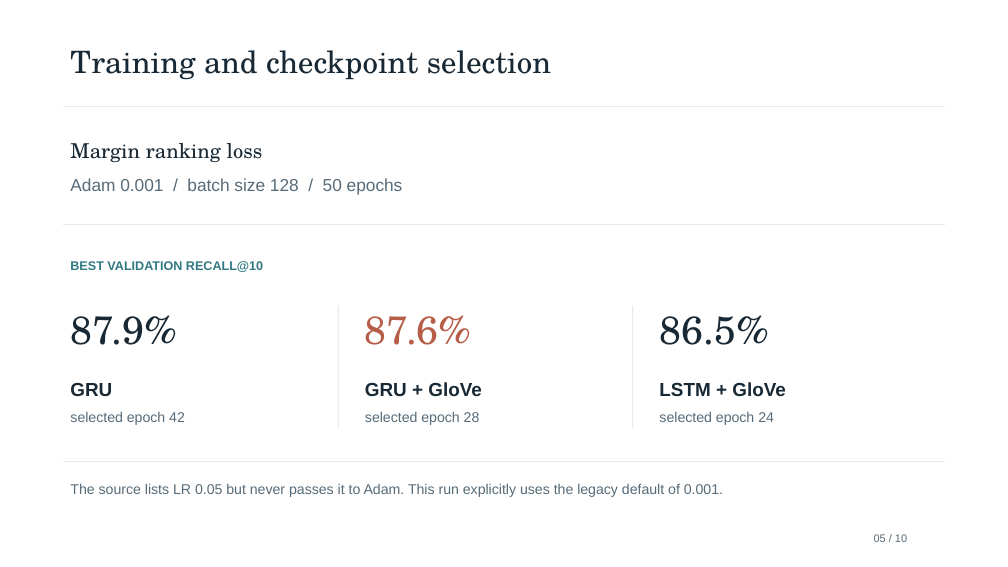
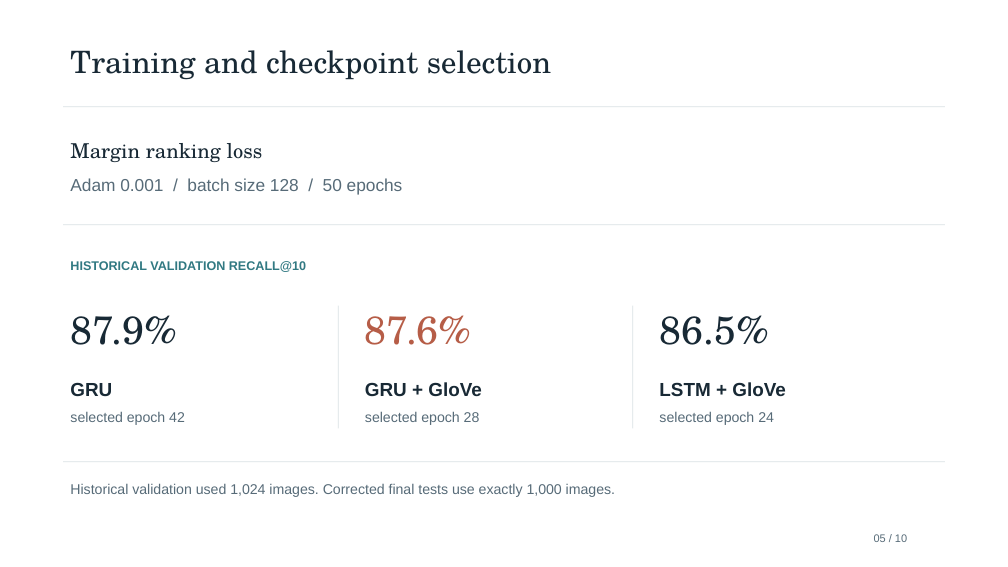
Before and after one commit to kishansaaai/ML_PROJECT, a slide deck: slide 5 of ML_PROJECT_review.pptx. Drawn at 1008x567 pixels with LibreOffice and Linux fonts; fonts in the diff are those of the drawing. Boxes give left, top, right and bottom in pixels: in the first picture for what was removed or moved away, otherwise in the second. Text is boxed around its words. In the diff, an @@ line names an element or a change of style, - is before the commit and + after.

Commit message:
Correct gallery boundaries and audit author evaluation and training conventions

```diff
--- a/ML_PROJECT_review.pptx
+++ b/ML_PROJECT_review.pptx
@@ text at bbox=[70, 261, 306, 272]: text changed @@
-BEST VALIDATION RECALL@10
+HISTORICAL VALIDATION RECALL@10
@@ text at bbox=[70, 483, 615, 497]: text changed @@
-The source lists LR 0.05 but never passes it to Adam. This run explicitly uses the legacy default of 0.001.
+Historical validation used 1,024 images. Corrected final tests use exactly 1,000 images.
```
Also in this commit, not shown: 3 other slides changed, 13 other files.
